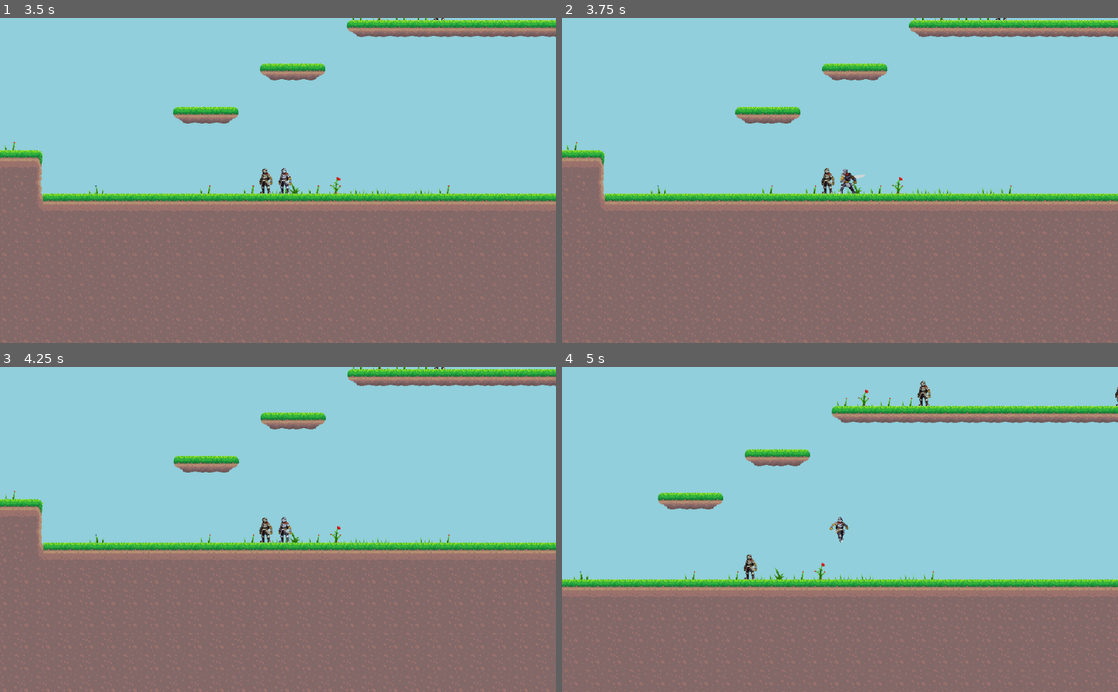
Above: before the commit, frames 1-4 (two rows, left to right).
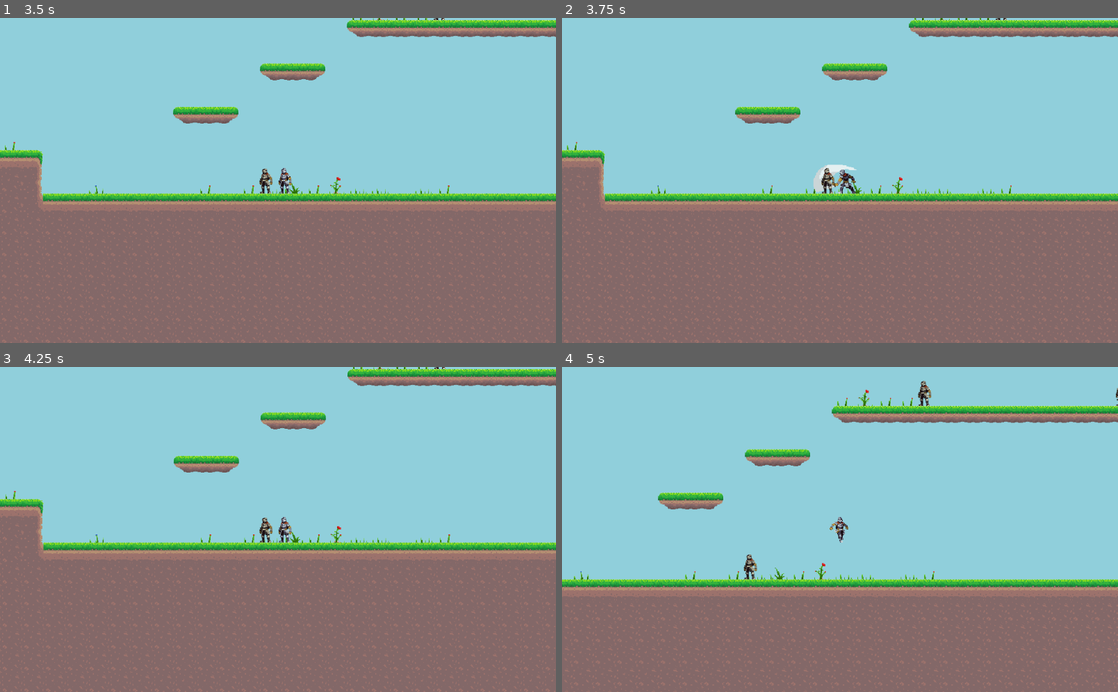
Above: after the commit, the same moments.

Repository: xwedea/buff-and-blue
Game: Godot game, scene res://levels/base_level/BaseLevel.tscn
Same seed, same stepped clock (60 frames per second), same inputs: the game is played once before the commit and once after it.
Inputs (mouse positions are in pixels of both pictures, inside the frame that each line leads up to):
- Up to frame 1 (3.5 s): tap Enter at 0.5 s; move the mouse to (250, 245) at 0.52 s; hold D (move_right) 0.53-2.03 s; click (250, 245) at 0.6 s; tap Space (jump) at 0.77, 1.52, 3.02 s; move the mouse to (444, 229) at 1.27 s; click (444, 229) at 1.35 s; move the mouse to (111, 131) at 2.02 s; hold A (move_left) from 2.03 s (still down); click (111, 131) at 2.1 s; move the mouse to (305, 180) at 2.77 s; click (305, 180) at 2.85 s
- Up to frame 2 (3.75 s): keep holding A (move_left); move the mouse to (756, 99) at 3.52 s; click (756, 99) at 3.6 s
- Up to frame 3 (4.25 s): keep holding A (move_left); tap Space (jump) at 3.77 s
- Up to frame 4 (5 s): move the mouse to (962, 513) at 4.27 s; release A (move_left) at 4.28 s; hold D (move_right) from 4.28 s (still down); click (962, 513) at 4.35 s; tap Space (jump) at 4.52 s

Frame 1 is identical in both runs. In frame 2, 0.4% of the frame differs, in the area x 45-55%, y 45-54%; in frame 3, 0.8%; in frame 4, 1.2%, in the area x 0-100%, y 4-100%.

Commit message:
combo attack fix

Diff:
--- a/characters/player/Player.gd
+++ b/characters/player/Player.gd
@@ -1,6 +1,8 @@
 extends "res://characters/agent_base/AgentBase.gd"
 
 enum PlayerStatus {NEUTRAL, ATTACKING, DIALOG}
+
+export var nextComboAttack = 1
 
 export var attackPower : int = 35
 export var bAttackCombo = false
@@ -15,6 +17,8 @@
 
 func move(delta):
 	var current_state = stateMachine.get_current_node()
+
+
 
 	if current_state != "attack1" and current_state != "attack2":
 		if Input.is_action_pressed("move_right"):
@@ -34,10 +38,7 @@
 
 
 	if Input.is_action_just_pressed("attack"):
-		if !$ComboTimer.is_stopped():
-			stateMachine.travel("attack2")
-		else:
-			stateMachine.travel("attack1")
+		stateMachine.travel("attack" + str(nextComboAttack))
 	elif velocity.y > 0:
 		stateMachine.travel("fall")
 	elif velocity.y < 0:
@@ -58,3 +59,7 @@
 
 	if body.has_method("handle_hit"):
 		body.handle_hit(attackPower)
+
+
+func _on_ComboTimer_timeout():
+	nextComboAttack = 1
--- a/characters/player/Player.tscn
+++ b/characters/player/Player.tscn
@@ -311,6 +311,7 @@
 [sub_resource type="Animation" id=41]
 resource_name = "attack1"
 length = 0.4
+step = 0.05
 tracks/0/type = "value"
 tracks/0/path = NodePath("AnimatedSprite:animation")
 tracks/0/interp = 1
@@ -354,12 +355,27 @@
 tracks/3/imported = false
 tracks/3/enabled = true
 tracks/3/keys = {
-"times": PoolRealArray( 0.2 ),
-"transitions": PoolRealArray( 1 ),
+"times": PoolRealArray( 0, 0.3 ),
+"transitions": PoolRealArray( 1, 1 ),
 "values": [ {
-"args": [ 0.6 ],
+"args": [  ],
+"method": "stop"
+}, {
+"args": [ -1 ],
 "method": "start"
 } ]
+}
+tracks/4/type = "value"
+tracks/4/path = NodePath(".:nextComboAttack")
+tracks/4/interp = 1
+tracks/4/loop_wrap = true
+tracks/4/imported = false
+tracks/4/enabled = true
+tracks/4/keys = {
+"times": PoolRealArray( 0.3 ),
+"transitions": PoolRealArray( 1 ),
+"update": 1,
+"values": [ 2 ]
 }
 
 [sub_resource type="Animation" id=112]
@@ -407,6 +423,7 @@
 [sub_resource type="Animation" id=114]
 resource_name = "attack2"
 length = 0.6
+step = 0.05
 tracks/0/type = "value"
 tracks/0/path = NodePath("AnimatedSprite:animation")
 tracks/0/interp = 1
@@ -431,31 +448,46 @@
 "update": 1,
 "values": [ 0, 1, 2, 3, 4, 5 ]
 }
-tracks/2/type = "method"
-tracks/2/path = NodePath("ComboTimer")
+tracks/2/type = "value"
+tracks/2/path = NodePath("AnimatedSprite/HitArea/HitCollision:disabled")
 tracks/2/interp = 1
 tracks/2/loop_wrap = true
 tracks/2/imported = false
 tracks/2/enabled = true
 tracks/2/keys = {
-"times": PoolRealArray( 0 ),
-"transitions": PoolRealArray( 1 ),
-"values": [ {
-"args": [  ],
-"method": "stop"
-} ]
-}
-tracks/3/type = "value"
-tracks/3/path = NodePath("AnimatedSprite/HitArea/HitCollision:disabled")
+"times": PoolRealArray( 0.2, 0.3 ),
+"transitions": PoolRealArray( 1, 1 ),
+"update": 1,
+"values": [ false, true ]
+}
+tracks/3/type = "method"
+tracks/3/path = NodePath("ComboTimer")
 tracks/3/interp = 1
 tracks/3/loop_wrap = true
 tracks/3/imported = false
 tracks/3/enabled = true
 tracks/3/keys = {
-"times": PoolRealArray( 0.2, 0.3 ),
+"times": PoolRealArray( 0, 0.6 ),
 "transitions": PoolRealArray( 1, 1 ),
-"update": 1,
-"values": [ false, true ]
+"values": [ {
+"args": [  ],
+"method": "stop"
+}, {
+"args": [ -1 ],
+"method": "start"
+} ]
+}
+tracks/4/type = "value"
+tracks/4/path = NodePath(".:nextComboAttack")
+tracks/4/interp = 1
+tracks/4/loop_wrap = true
+tracks/4/imported = false
+tracks/4/enabled = true
+tracks/4/keys = {
+"times": PoolRealArray( 0.35 ),
+"transitions": PoolRealArray( 1 ),
+"update": 1,
+"values": [ 1 ]
 }
 
 [sub_resource type="Animation" id=113]
@@ -705,6 +737,7 @@
 position = Vector2( 2, -18 )
 collision_layer = 2
 script = ExtResource( 3 )
+nextComboAttack = 1
 attackPower = 35
 bAttackCombo = true
 
@@ -750,7 +783,7 @@
 parameters/playback = SubResource( 99 )
 
 [node name="ComboTimer" type="Timer" parent="." index="7"]
-wait_time = 1.5
+wait_time = 0.3
 one_shot = true
 
 [node name="AudioStreamPlayer" type="AudioStreamPlayer" parent="." index="8"]
@@ -758,3 +791,4 @@
 volume_db = -51.032
 
 [connection signal="body_entered" from="AnimatedSprite/HitArea" to="." method="_on_HitArea_body_entered"]
+[connection signal="timeout" from="ComboTimer" to="." method="_on_ComboTimer_timeout"]
--- a/levels/base_level/BaseLevel.tscn
+++ b/levels/base_level/BaseLevel.tscn
@@ -20,6 +20,7 @@
 
 [node name="Player" parent="." instance=ExtResource( 1 )]
 position = Vector2( -604, -560 )
+nextComboAttack = 1
 bAttackCombo = false
 
 [node name="DemoEnemy" parent="." instance=ExtResource( 2 )]
